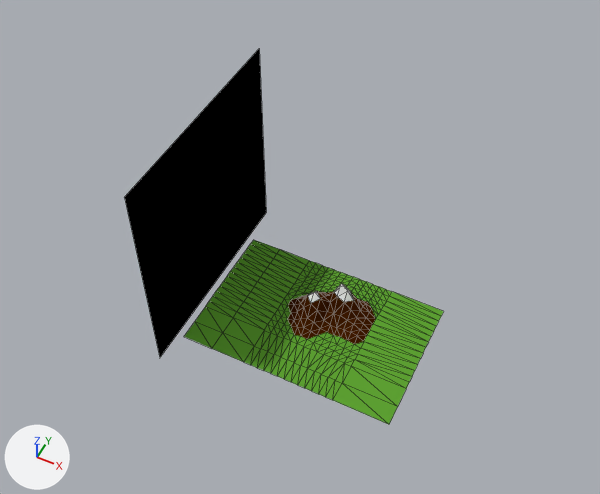
The Blender file HackathonLogo.blend, before and after one commit.
Rendered twice from a 50 mm lens placed at (29.2, -65.7, 94.6), pointed at (-4.6, 1.8, 10.3). Lighting does not change. The marker at lower left points along +X, +Y and +Z. Mesh edges are drawn as thin lines.

The first picture shows 'Plane', 'World'.
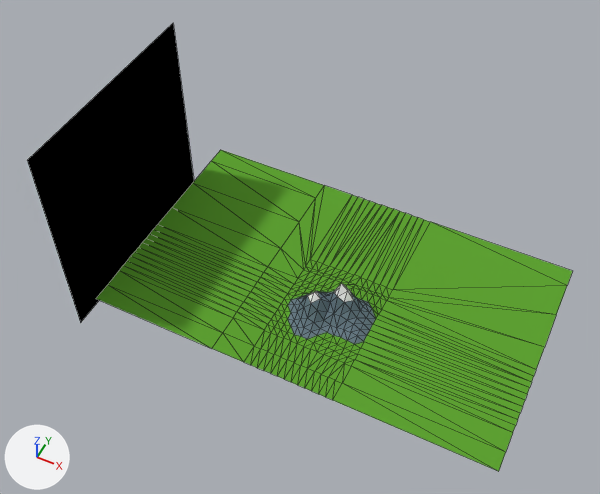
Diff of the bpy script that builds the scene:
```diff
--- a/HackathonLogo.blend.py
+++ b/HackathonLogo.blend.py
@@ mat_mountain @@
 mat_mountain = diffuse_material('Mountain')
-mat_mountain.base_color = (0.0578, 0.0116, 0.0)  # brown #441c00
+mat_mountain.base_color = (0.15, 0.212, 0.253)  # blue #6c7f8a
@@ me_plane_001 @@
 # used by ob_world; location = (0.0, 0.0, 0.0); scale = (8.19, 8.19, 8.19)
-me_plane_001.from_pydata(...)  # 299 vertices, 521 faces; spans x -1.92..1.85, y -1.47..1.0, z -0.02..0.84
+me_plane_001.from_pydata(...)  # 299 vertices, 531 faces; spans x -3.74..3.62, y -1.47..2.91, z -0.02..0.84
+# me_plane_001 part 1
+# 17 vertices are removed from x -1.92..1.85, y 1.0, z 0.0..0.01
+# 40 faces are deleted
+# 12 vertices in x -1.92, y -1.47..0.38, z -0.02..0.01 move by (-1.82, 0.0, 0.0)
+# 12 vertices in x 1.85, y -1.47..0.38, z -0.02..0.03 move by (1.77, 0.0, 0.0)
+# 9 vertices in x -1.36..0.88, y 0.5, z 0.0..0.07 move by (0.0, 0.02, 0.0)
+# 9 vertices in x -0.76..0.88, y 0.88, z 0.0..0.02 move by (0.0, 0.16, 0.0)
+# 7 vertices in x -0.76..0.88, y 0.75, z 0.0..0.02 move by (0.0, 0.09, 0.0)
+# 6 vertices in x -0.12..0.62, y 0.75, z 0.03..0.05 move by (0.0, 0.08, 0.0)
+# 36 vertices move from x -1.92..1.85, y 0.5..0.88, z 0.0..0.12 to x -3.74..3.62, y 0.51..2.52, z 0.0..0.12
+# 12 vertices are added at x -3.74..3.62, y 2.91, z 0.0..0.01
+# 5 new vertices lie (0.0, 1.87, 0.0) away from vertices in x -0.76..0.62, y 0.88, z 0.0..0.01
+# 32 new faces join them, mat_ground (green #5fa333)
+# 18 new faces join them, mat_mountain (blue #6c7f8a)
 me_plane_001.materials.append(mat_ground)
@@ ob_plane @@
 ob_plane = bpy.data.objects.new('Plane', me_plane_002)
-ob_plane.location = (-18.9, 1.9, 11.5)
+ob_plane.location = (-32.8, 1.9, 11.5)
 ob_plane.rotation_euler = (0.0, 1.571, 0.0)  # degrees (0, 90, 0)
```

What differs and where, as boxes [x1, y1, x2, y2] in the pictures (600 x 494 px):
'World', recoloured, reshaped (83% wider, 74% taller): before [184, 240, 444, 424]; after [96, 150, 572, 471]
'Plane', moved: before [124, 49, 266, 357]; after [27, 23, 194, 323]
